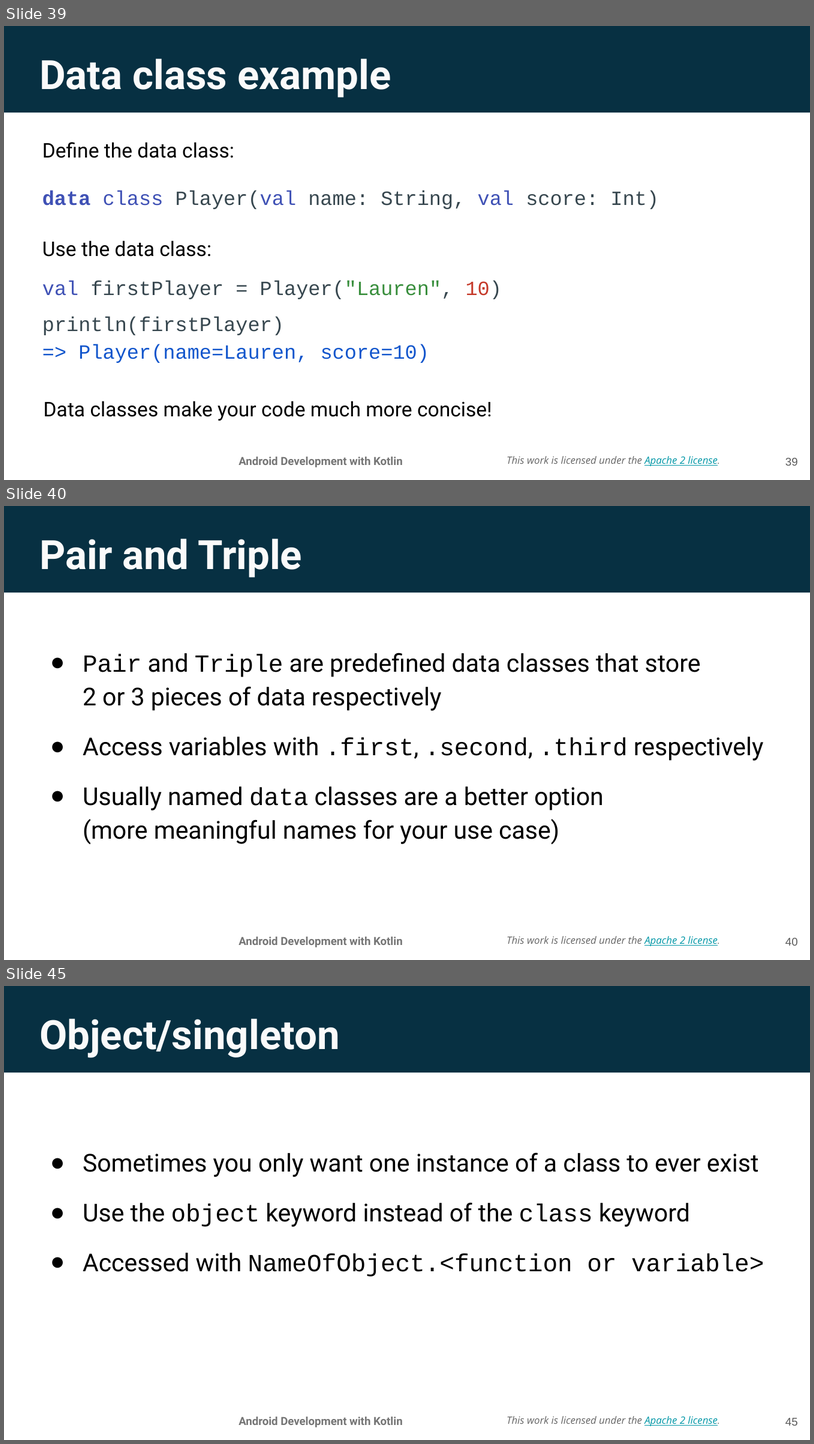
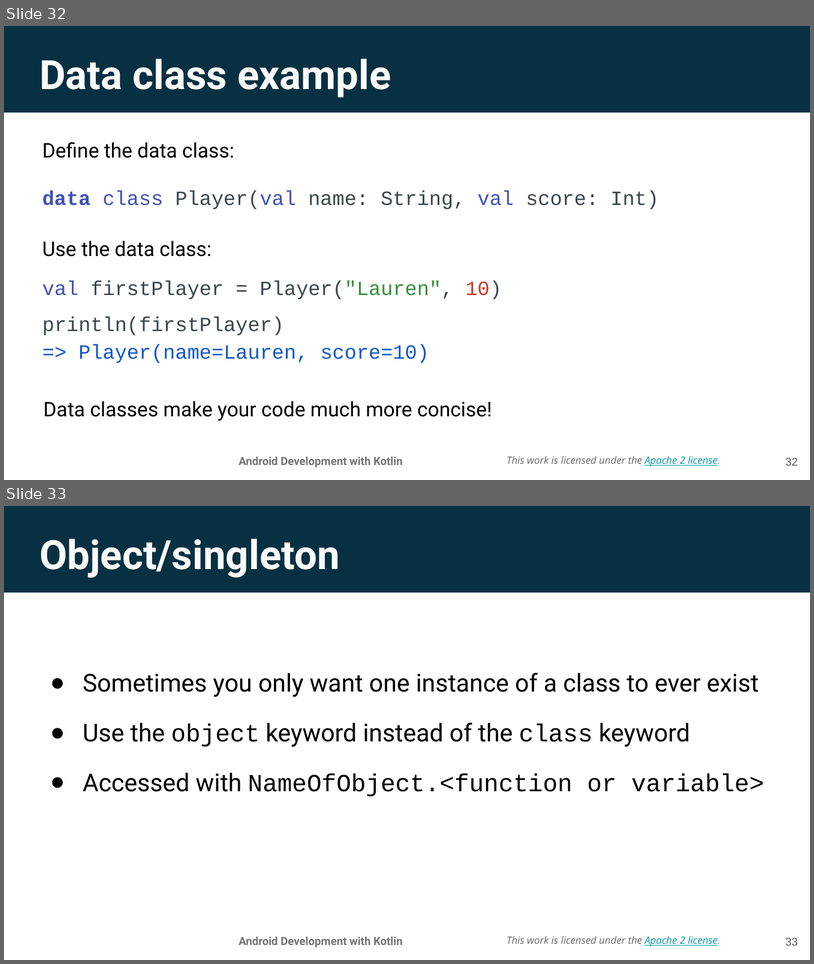
Before and after one commit to aadityaguptaa/Android-Bootcamp-PSNA, a slide deck: Day-0/Lesson 3_ Classes and objects.pptx. Shown one above the other, each under a label of ours: slides 39, 40 and 45 before the commit, slides 32 and 33 after it; the slides between them are not shown. The pictures are 814x1444 and 814x964 pixels, drawn with LibreOffice and Linux fonts; fonts in the diff are those of the drawing; background and template pictures are left out. Boxes give left, top, right and bottom in pixels: in the first picture for what was removed or moved away, otherwise in the second. Text is boxed around its words. In the diff, an @@ line names an element or a change of style, - is before the commit and + after.

```diff
--- a/Day-0/Lesson 3_ Classes and objects.pptx
+++ b/Day-0/Lesson 3_ Classes and objects.pptx
@@ slide 40 removed at <box>4,506,810,960</box>, background picture (left out); not listed: 3 template elements that a slide beside it also shows @@
@@ title removed at <box>39,538,303,577</box> @@
-Pair and Triple
@@ text removed at <box>83,652,764,844</box> @@
-● Pair and Triple are predefined data classes that store
-  2 or 3 pieces of data respectively
-● Access variables with .first, .second, .third respectively
-● Usually named data classes are a better option
-  (more meaningful names for your use case)
@@ page number removed at <box>786,937,798,945</box> @@
-40
@@ what was slide 39 is now slide 32 @@
@@ page number at <box>786,457,798,465</box>: text changed @@
-39
+32
@@ what was slide 45 is now slide 33 @@
@@ page number at <box>786,937,798,945</box>: text changed @@
-45
+33
```
Also in this commit, not shown: 11 other slides removed, 1 other file.
